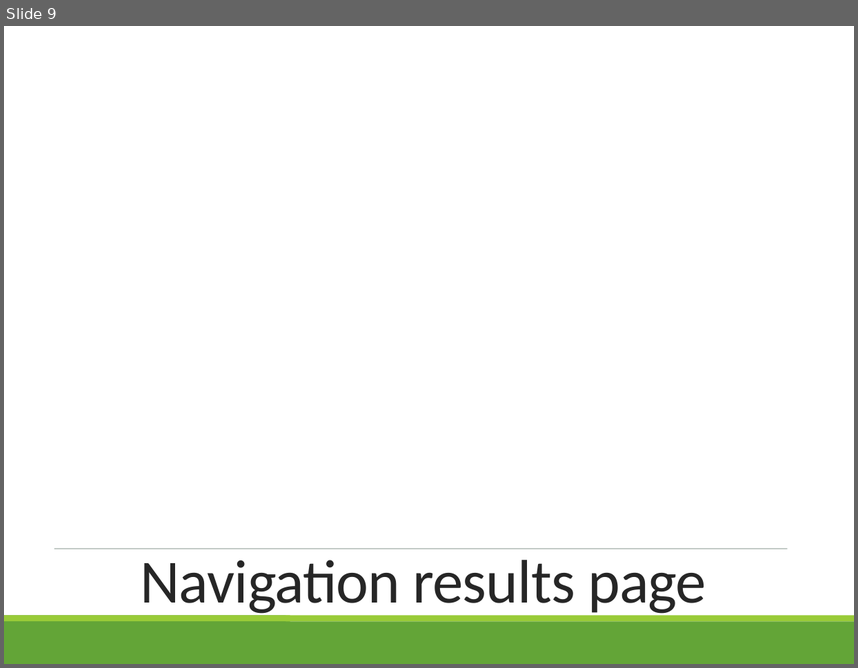
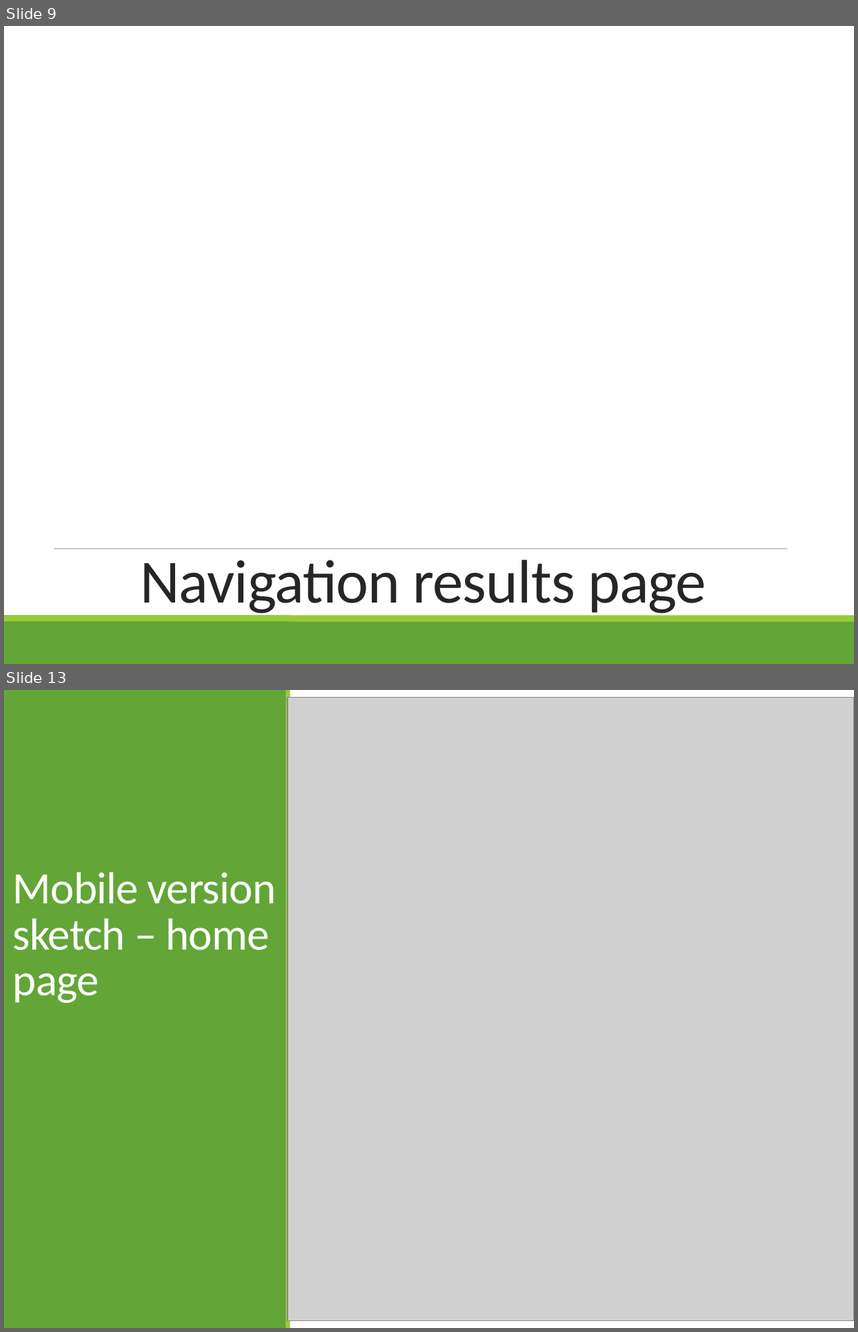
Before and after one commit to ADVsummer/CapstoneProjectB, a slide deck: Process book continuation PPT.pptx. Shown one above the other, each under a label of ours: slide 9 before the commit, slides 9 and 13 after it; the slides between them are not shown. The pictures are 858x668 and 858x1332 pixels, drawn with LibreOffice and Linux fonts; fonts in the diff are those of the drawing; grey boxes stand for pictures; background and template pictures are left out. Boxes give left, top, right and bottom in pixels: in the first picture for what was removed or moved away, otherwise in the second. Text is boxed around its words. In the diff, an @@ line names an element or a change of style, - is before the commit and + after.

```diff
--- a/Process book continuation PPT.pptx
+++ b/Process book continuation PPT.pptx
@@ slide 13 added at bbox=[4, 690, 854, 1328], background #FFFFFF; not listed: 2 template elements that a slide beside it also shows @@
@@ picture added at bbox=[288, 697, 854, 1320] @@
@@ title added at bbox=[13, 872, 276, 1003], 38 pt, text #FFFFFF @@
+Mobile version sketch – home page
```
Also in this commit, not shown: 6 other slides added, 25 other files.
